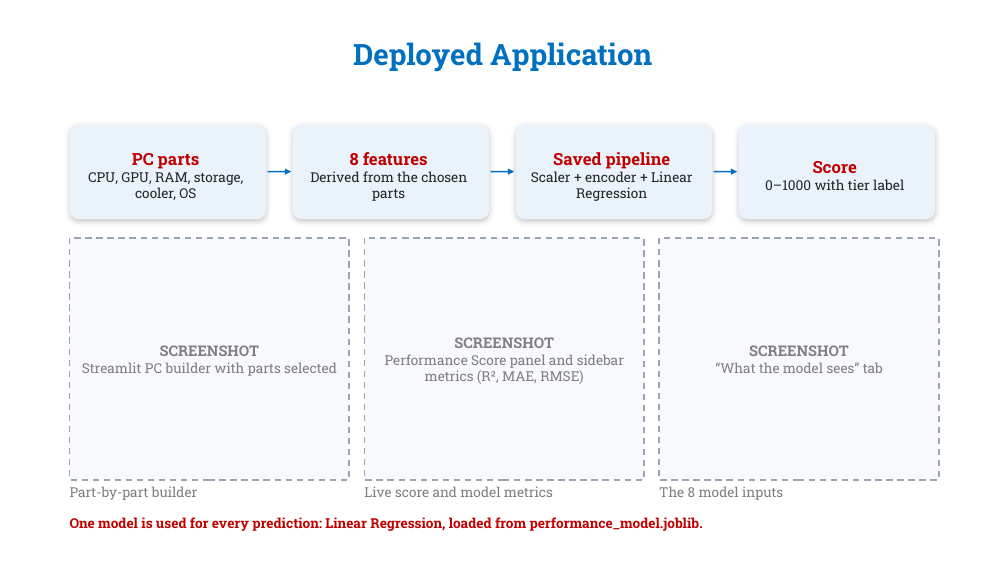
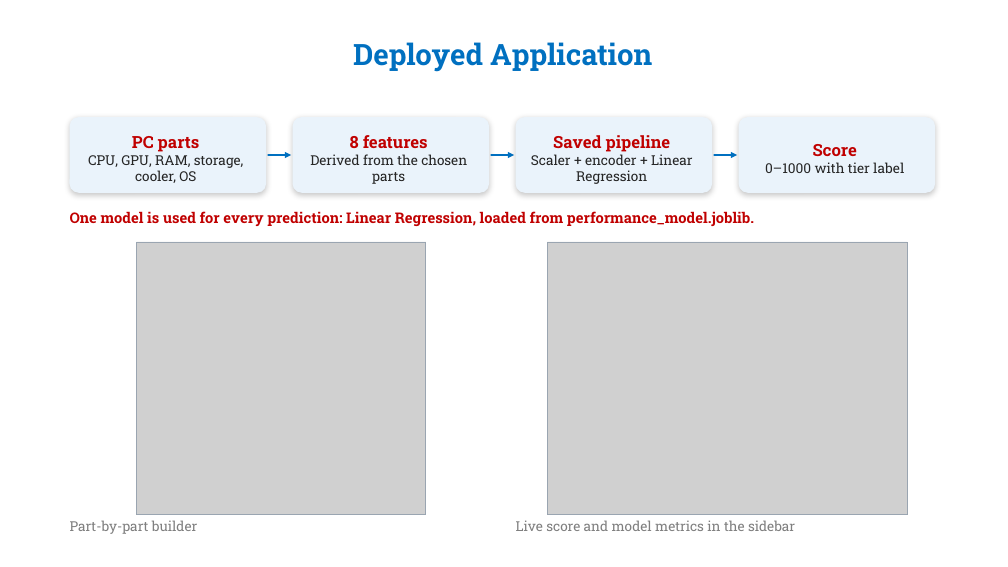
Before and after one commit to Sashankdeva/PC_Performance_Predictor, a slide deck: slide 22 of PC_Performance_Predictor_ML_Review.pptx. Drawn at 1008x567 pixels with LibreOffice and Linux fonts; fonts in the diff are those of the drawing; grey boxes stand for pictures; background and template pictures are left out. Boxes give left, top, right and bottom in pixels: in the first picture for what was removed or moved away, otherwise in the second. Text is boxed around its words. In the diff, an @@ line names an element or a change of style, - is before the commit and + after.

Commit message:
Update project files and models

```diff
--- a/PC_Performance_Predictor_ML_Review.pptx
+++ b/PC_Performance_Predictor_ML_Review.pptx
@@ rounded rectangle "PC parts": place and size @@
-rounded rectangle "PC parts" at bbox=[70, 125, 266, 219]
+rounded rectangle "PC parts" at bbox=[70, 117, 266, 193]
@@ rounded rectangle "8 features": place and size @@
-rounded rectangle "8 features" at bbox=[293, 125, 489, 219]
+rounded rectangle "8 features" at bbox=[293, 117, 489, 193]
@@ rounded rectangle "Saved pipeline": place and size @@
-rounded rectangle "Saved pipeline" at bbox=[516, 125, 712, 219]
+rounded rectangle "Saved pipeline" at bbox=[516, 117, 712, 193]
@@ proportions changed in 4 elements at bbox=[70, 117, 266, 193], bbox=[293, 117, 489, 193], bbox=[516, 117, 712, 193], bbox=[739, 117, 935, 193] @@
@@ rounded rectangle "Score": place and size @@
-rounded rectangle "Score" at bbox=[739, 125, 935, 219]
+rounded rectangle "Score" at bbox=[739, 117, 935, 193]
@@ 3 arrows: place and size @@
-3 arrows at bbox=[268, 172, 737, 172]
+3 arrows at bbox=[268, 155, 737, 155]
@@ text "One model is used for ...": place and size @@
-text "One model is used for ..." at bbox=[70, 517, 703, 531]
+text "One model is used for ..." at bbox=[70, 211, 754, 226]
@@ text "One model is used for ..." at bbox=[70, 211, 754, 226]: size 13 to 14 pt @@
@@ rectangle removed at bbox=[70, 238, 349, 480] @@
-SCREENSHOT
-Streamlit PC builder with parts selected
@@ rectangle removed at bbox=[364, 238, 644, 480] @@
-SCREENSHOT
-Performance Score panel and sidebar metrics (R², MAE, RMSE)
@@ rectangle removed at bbox=[659, 238, 939, 480] @@
-SCREENSHOT
-“What the model sees” tab
@@ picture added at bbox=[137, 242, 426, 514] @@
@@ rectangle added at bbox=[137, 242, 426, 514], outline #9AA5B1 0.75 pt @@
@@ picture added at bbox=[547, 242, 907, 514] @@
@@ rectangle added at bbox=[547, 242, 907, 514], outline #9AA5B1 0.75 pt @@
@@ text removed at bbox=[659, 486, 783, 500] @@
-The 8 model inputs
@@ text "Part-by-part builder": place and size @@
-text "Part-by-part builder" at bbox=[70, 486, 197, 500]
+text "Part-by-part builder" at bbox=[70, 520, 197, 534]
@@ text at bbox=[516, 520, 795, 531]: text changed @@
-Live score and model metrics
+Live score and model metrics in the sidebar
```
Also in this commit, not shown: 22 other slides changed, 1 slide added, 4 other files.
